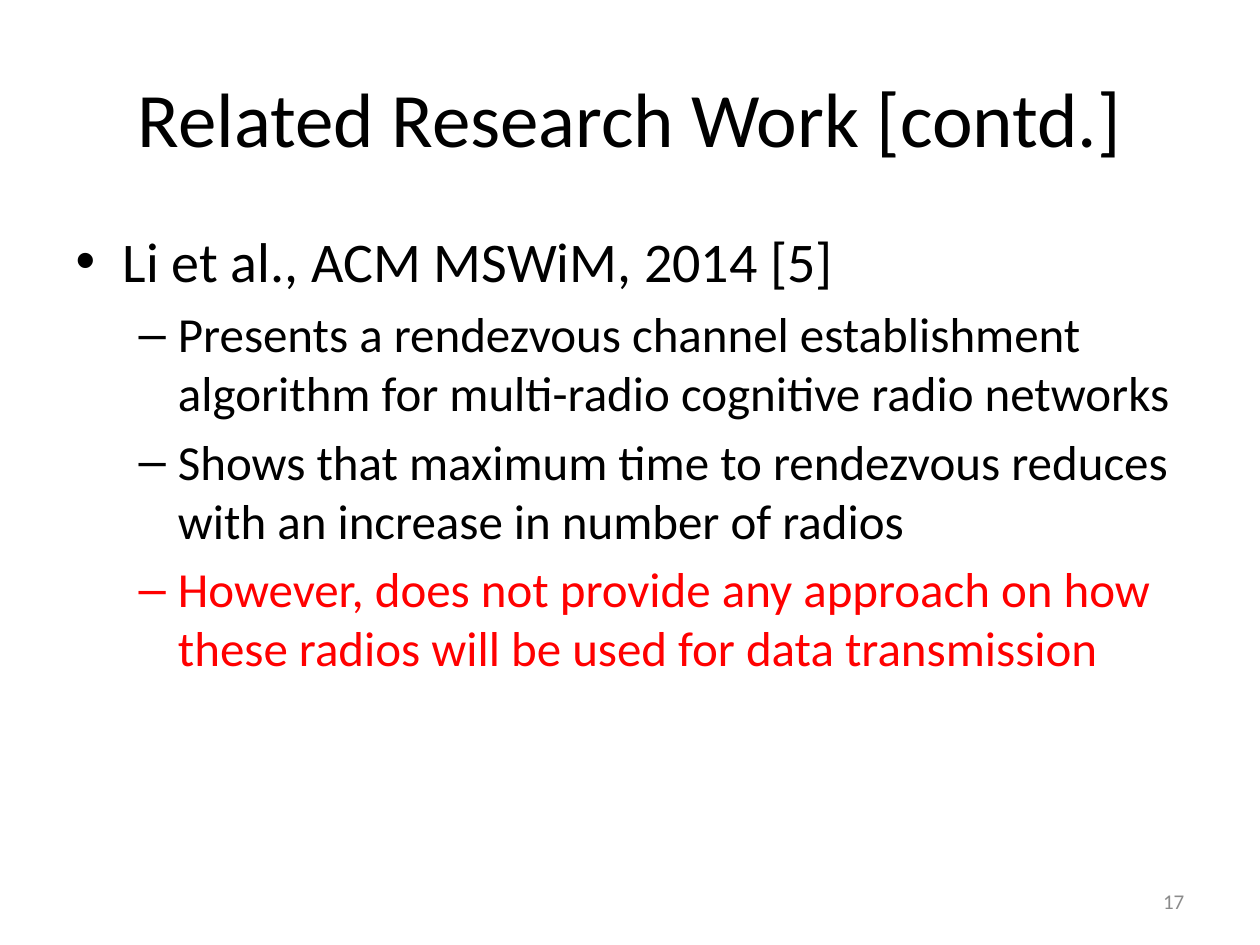
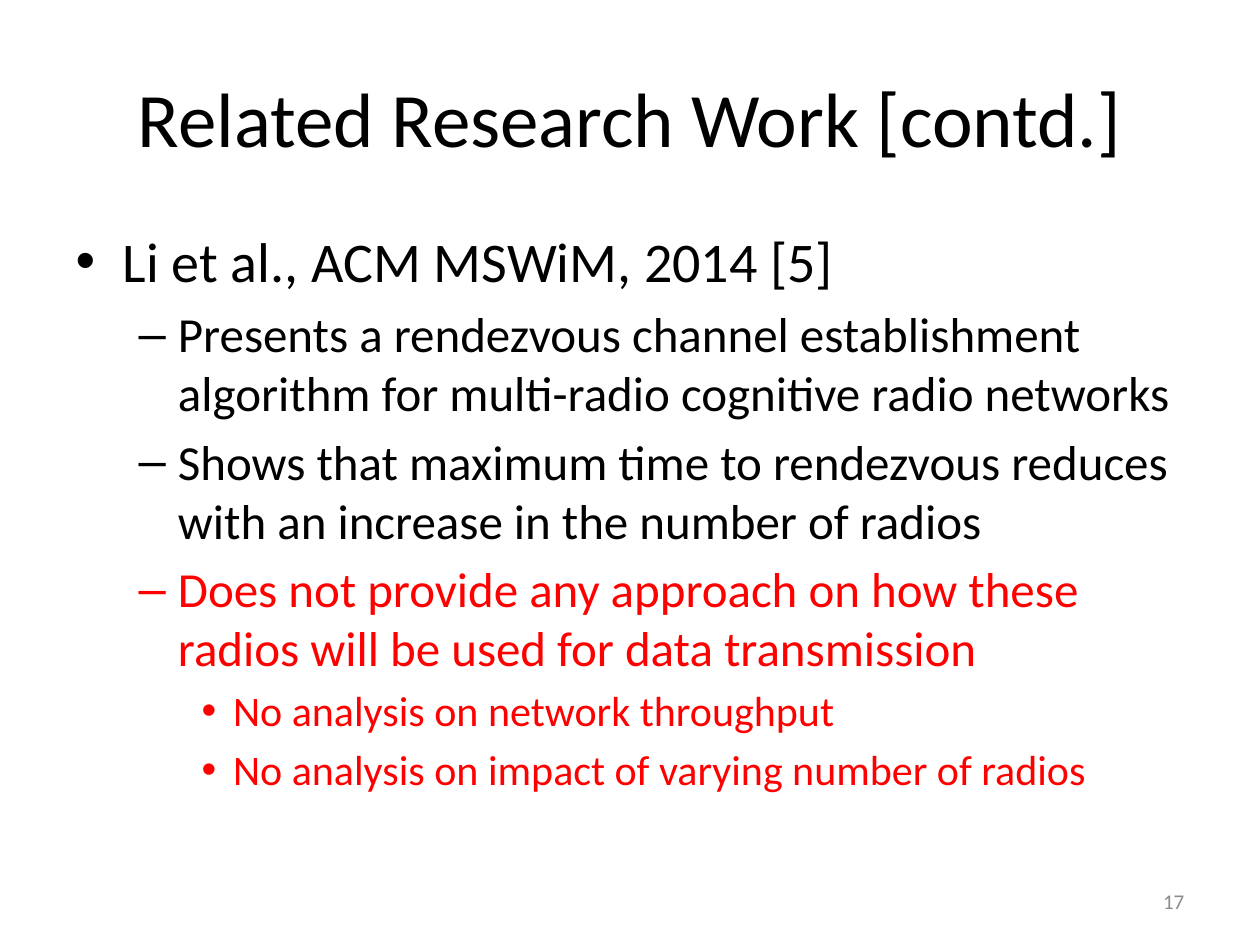
Before and after one commit to takhandipu/MSThesisPresentation, a slide deck: slide 17 of draft.pptx. Drawn at 1260x945 pixels with LibreOffice and Linux fonts; fonts in the diff are those of the drawing. Boxes give left, top, right and bottom in pixels: in the first picture for what was removed or moved away, otherwise in the second. Text is boxed around its words. In the diff, an @@ line names an element or a change of style, - is before the commit and + after.

```diff
--- a/draft.pptx
+++ b/draft.pptx
@@ text at box(178, 446, 1167, 793): text changed @@
-  – Shows that maximum time to rendezvous reduces with an increase in number of radios
-  – However, does not provide any approach on how these radios will be used for data transmission
+  – Shows that maximum time to rendezvous reduces with an increase in the number of radios
+  – Does not provide any approach on how these radios will be used for data transmission
+    • No analysis on network throughput
+    • No analysis on impact of varying number of radios
```
Also in this commit, not shown: 23 other slides changed, 1 slide added, 1 slide removed, 1 other file.
